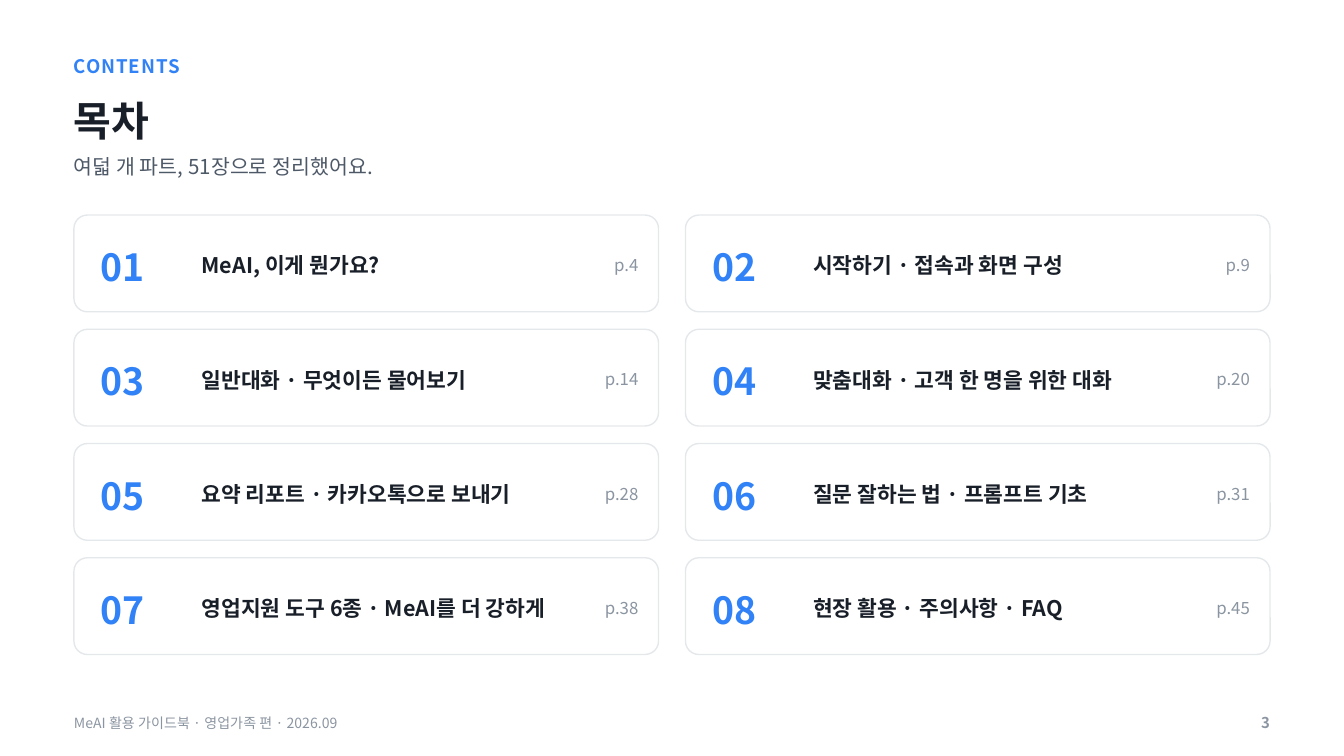
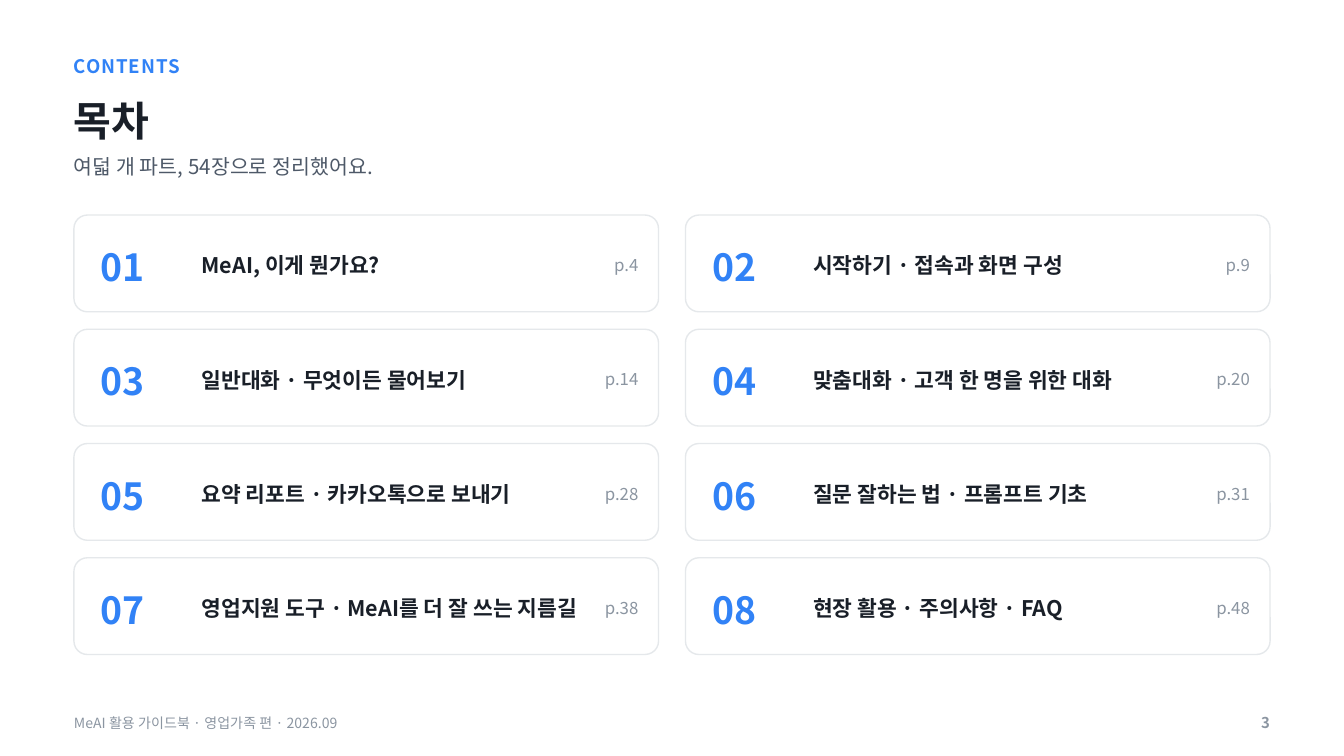
Before and after one commit to hunx11-sys/MeAI, a slide deck: slide 3 of docs/MeAI_활용가이드북_영업가족편_2026.09.pptx. Drawn at 1344x756 pixels with LibreOffice and Linux fonts; fonts in the diff are those of the drawing. Boxes give left, top, right and bottom in pixels: in the first picture for what was removed or moved away, otherwise in the second. Text is boxed around its words. In the diff, an @@ line names an element or a change of style, - is before the commit and + after.

```diff
--- a/docs/MeAI_활용가이드북_영업가족편_2026.09.pptx
+++ b/docs/MeAI_활용가이드북_영업가족편_2026.09.pptx
@@ text at (74,157,374,178): text changed @@
-여덟 개 파트, 51장으로 정리했어요.
+여덟 개 파트, 54장으로 정리했어요.
@@ text at (202,598,577,618): text changed @@
-영업지원 도구 6종 · MeAI를 더 강하게
+영업지원 도구 · MeAI를 더 잘 쓰는 지름길
@@ text at (1216,602,1250,618): text changed @@
-p.45
+p.48
```
Also in this commit, not shown: 14 other slides changed, 4 slides added, 1 slide removed, 1 other file.
